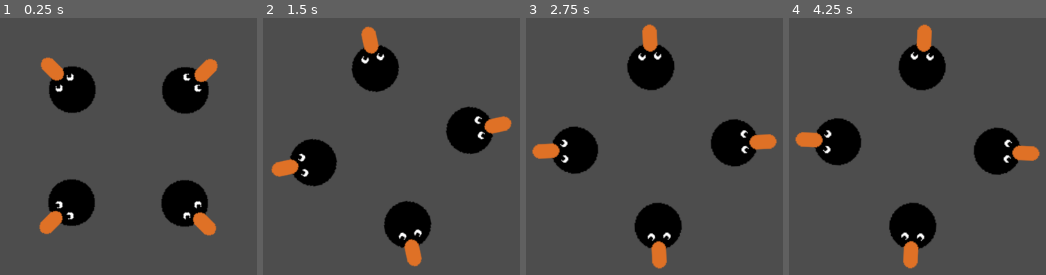
Above: before the commit, frames 1-4 (left to right).
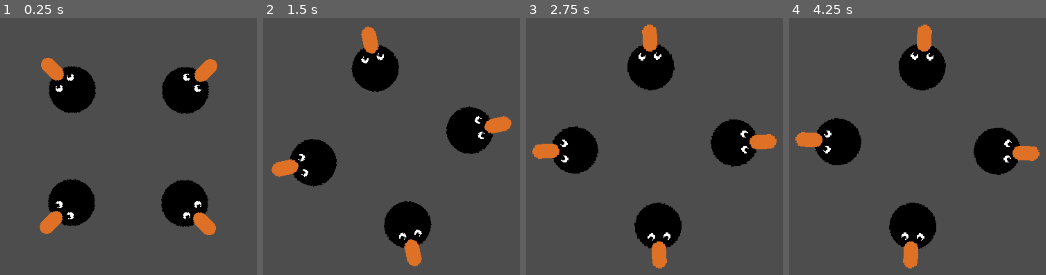
Above: after the commit, the same moments.

Repository: Keczura/projekt1gierka
Game: Godot game, scene res://node_2d.tscn
Two runs of this game, one before a commit and one after it. Both use one fixed random seed, a clock stepped at 60 frames per second and the inputs below. Before the commit the project has no main scene; this scene is started directly in both runs.
Inputs:
- Up to frame 1 (0.25 s): no input
- Up to frame 2 (1.5 s): tap Enter at 0.5 s; hold Right (ui_right) 0.53-1.28 s; hold Left (ui_left) from 1.28 s (still down)
- Up to frame 3 (2.75 s): release Left (ui_left) at 2.03 s; hold Right (ui_right) from 2.03 s (still down)
- Up to frame 4 (4.25 s): release Right (ui_right) at 3.53 s; hold Left (ui_left) from 3.53 s (still down)

The runs differ from the first frame. In frame 1, 0.6% of the frame differs, in the area x 15-85%, y 15-85%; in frame 2, 0.7%; in frame 3, 0.7%, in the area x 2-98%, y 2-98%; in frame 4, 0.7%.

Commit message:
filtorwanie teksturek zmienilam lol

Diff:
--- a/project.godot
+++ b/project.godot
@@ -11,5 +11,10 @@
 [application]
 
 config/name="projekt1"
+run/main_scene="uid://ch2o73dq1x5ci"
 config/features=PackedStringArray("4.5", "Forward Plus")
 config/icon="res://icon.svg"
+
+[rendering]
+
+textures/canvas_textures/default_texture_filter=0
